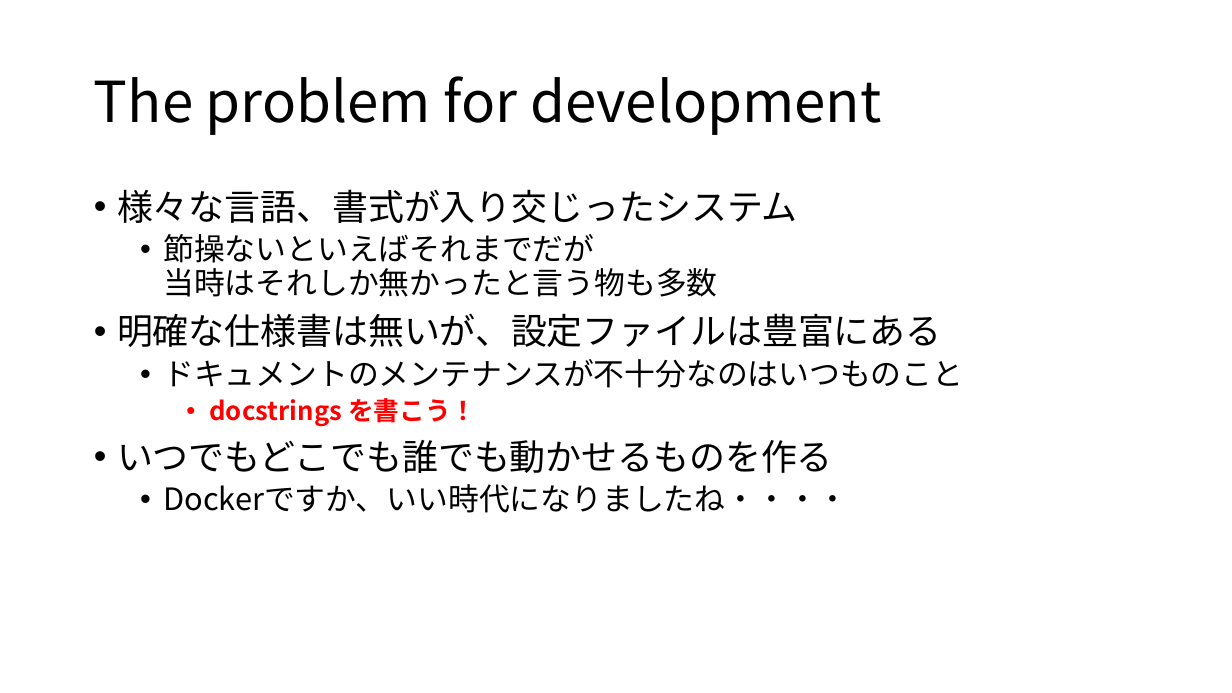
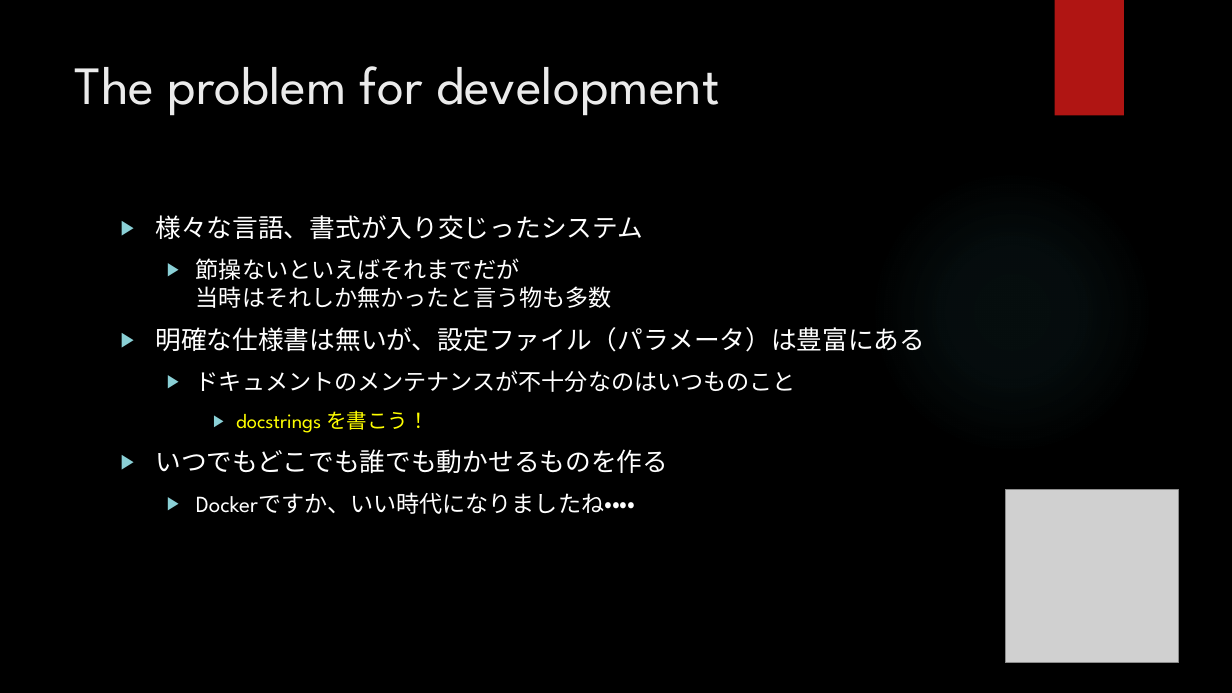
Before and after one commit to ainamori/pyconjp, a slide deck: slide 6 of Spec-driven development for REST API.pptx (slide 5 before the commit). Drawn at 1232x693 pixels with LibreOffice and Linux fonts; fonts in the diff are those of the drawing; grey boxes stand for pictures; background and template pictures are left out. Boxes give left, top, right and bottom in pixels: in the first picture for what was removed or moved away, otherwise in the second. Text is boxed around its words. In the diff, an @@ line names an element or a change of style, - is before the commit and + after.

Commit message:
Update slide
Change background and some messages.

```diff
--- a/Spec-driven development for REST API.pptx
+++ b/Spec-driven development for REST API.pptx
@@ background #FFFFFF to picture (left out) @@
@@ rectangle added at (x1=1055, y1=0, x2=1124, y2=116), fill #B01513 @@
@@ title "The problem for development" moved from (x1=94, y1=76, x2=882, y2=135) to (x1=75, y1=66, x2=719, y2=116) @@
@@ title "The problem for development" at (x1=75, y1=66, x2=719, y2=116): size 44 to 42 pt, font Noto Sans CJK JP to League Spartan, text colour #000000 to #EBEBEB; line spacing 0.9 to 1; vertical alignment middle to top @@
@@ ellipse added at (x1=870, y1=169, x2=1154, y2=454), fill gradient #50B9C1 @@
@@ text "様々な言語、書式が入り交じったシステム" moved from (x1=117, y1=189, x2=963, y2=513) to (x1=155, y1=215, x2=925, y2=514) @@
@@ text at (x1=155, y1=215, x2=796, y2=514): size 28 to 20 pt in "様々な言語、書式が入り交じったシステム", "いつでもどこでも誰でも動かせるものを作る"; font Noto Sans CJK JP to League Spartan in "様々な言語、書式が入り交じったシステム", "節操ないといえばそれまでだが 当時はそれしか無かったと言う物も多数", "ドキュメントのメンテナンスが不十分なのはいつものこと", "docstrings を書こう！" and 2 more places; text colour #000000 to #FFFFFF in "様々な言語、書式が入り交じったシステム", "節操ないといえばそれまでだが 当時はそれしか無かったと言う物も多数", "ドキュメントのメンテナンスが不十分なのはいつものこと", "いつでもどこでも誰でも動かせるものを作る" and 1 more places; size 24 to 18 pt in "節操ないといえばそれまでだが 当時はそれしか無かったと言う物も多数", "ドキュメントのメンテナンスが不十分なのはいつものこと", "Dockerですか、いい時代になりましたね・・・・"; size 20 to 16 pt, text colour #FF0000 to #FFFF00, bold off in "docstrings を書こう！"; bullet • to ▶; line spacing 0.9 to 1; more space between paragraphs @@
@@ text at (x1=155, y1=327, x2=925, y2=352): text changed; size 28 to 20 pt; font Noto Sans CJK JP to League Spartan; text colour #000000 to #FFFFFF @@
-• 明確な仕様書は無いが、設定ファイルは豊富にある
+▶ 明確な仕様書は無いが、設定ファイル（パラメータ）は豊富にある
@@ picture added at (x1=1006, y1=490, x2=1179, y2=664) @@
```
Also in this commit, not shown: 9 other slides changed, 1 slide added.
